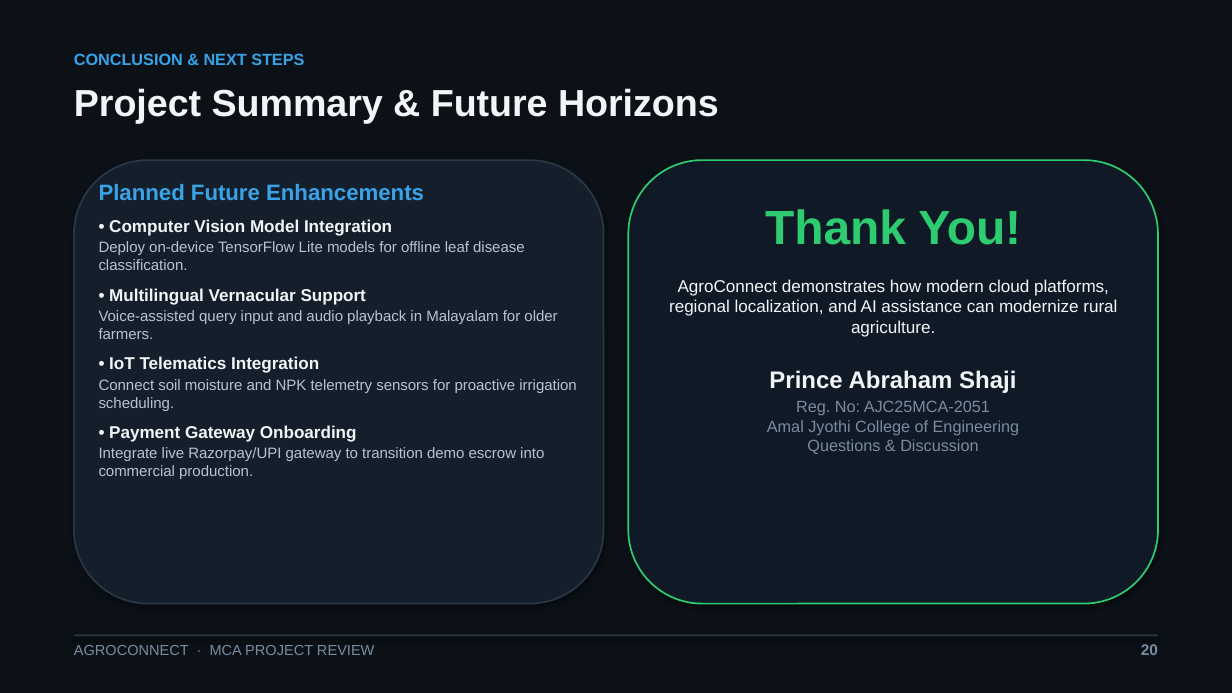
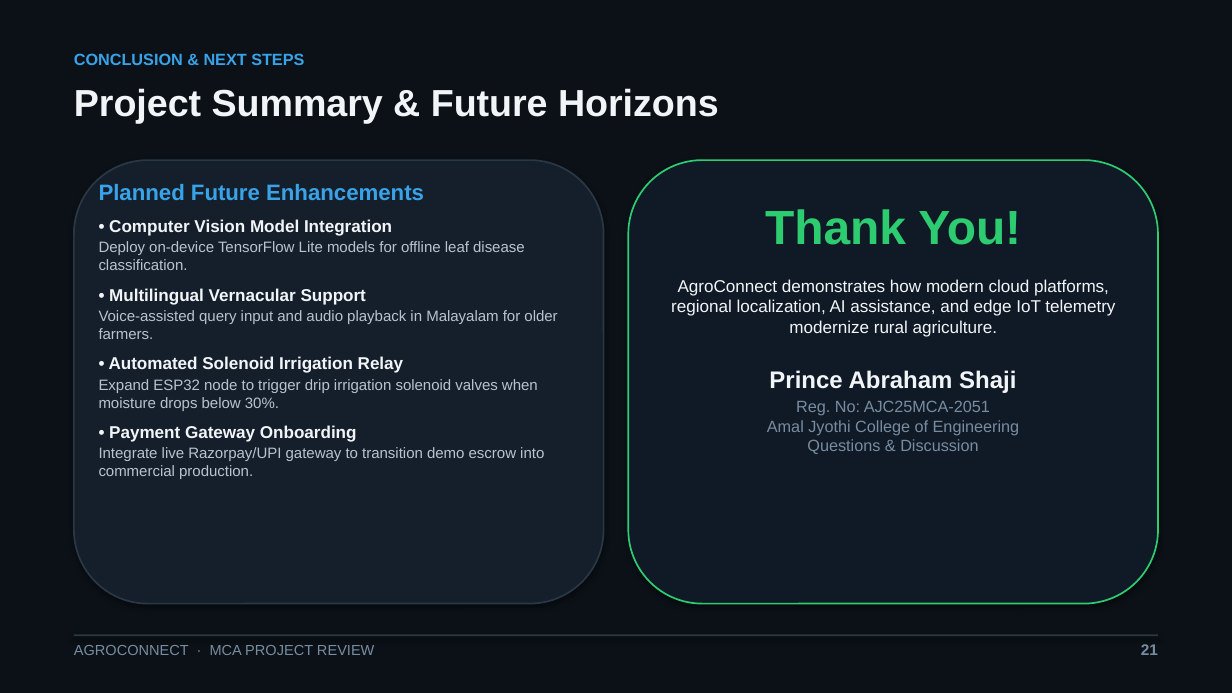
Before and after one commit to princeabrahamshaji2027-ctrl/AgroConnect, a slide deck: slide 21 of AgroConnect_Project_Review.pptx (slide 20 before the commit). Drawn at 1232x693 pixels with LibreOffice and Linux fonts; fonts in the diff are those of the drawing. Boxes give left, top, right and bottom in pixels: in the first picture for what was removed or moved away, otherwise in the second. Text is boxed around its words. In the diff, an @@ line names an element or a change of style, - is before the commit and + after.

Commit message:
feat(iot+ppt): add ESP32 soil monitor subsystem and update 21-slide presentation

```diff
--- a/AgroConnect_Project_Review.pptx
+++ b/AgroConnect_Project_Review.pptx
@@ text at [671,279,1115,337]: text changed @@
-AgroConnect demonstrates how modern cloud platforms, regional localization, and AI assistance can modernize rural agriculture.
+AgroConnect demonstrates how modern cloud platforms, regional localization, AI assistance, and edge IoT telemetry modernize rural agriculture.
@@ text at [99,356,538,411]: text changed @@
-• IoT Telematics Integration
-Connect soil moisture and NPK telemetry sensors for proactive irrigation scheduling.
+• Automated Solenoid Irrigation Relay
+Expand ESP32 node to trigger drip irrigation solenoid valves when moisture drops below 30%.
@@ text at [1141,644,1158,655]: text changed @@
-20
+21
```
Also in this commit, not shown: 2 other slides changed, 1 slide added, 19 other files.
